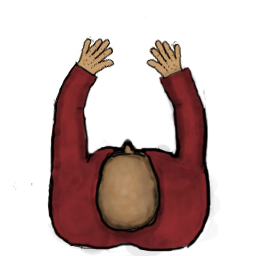
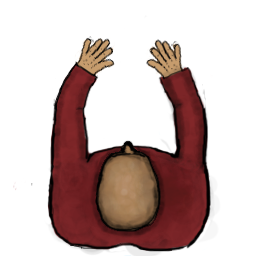
Layer changes from the first 256×256 image to the second:
renamed "COLOURS" to "Head", moved it above "Lines", painted on it over (x1=49, y1=75, x2=206, y2=248)
painted on "Lines" over (x1=49, y1=75, x2=206, y2=248)
